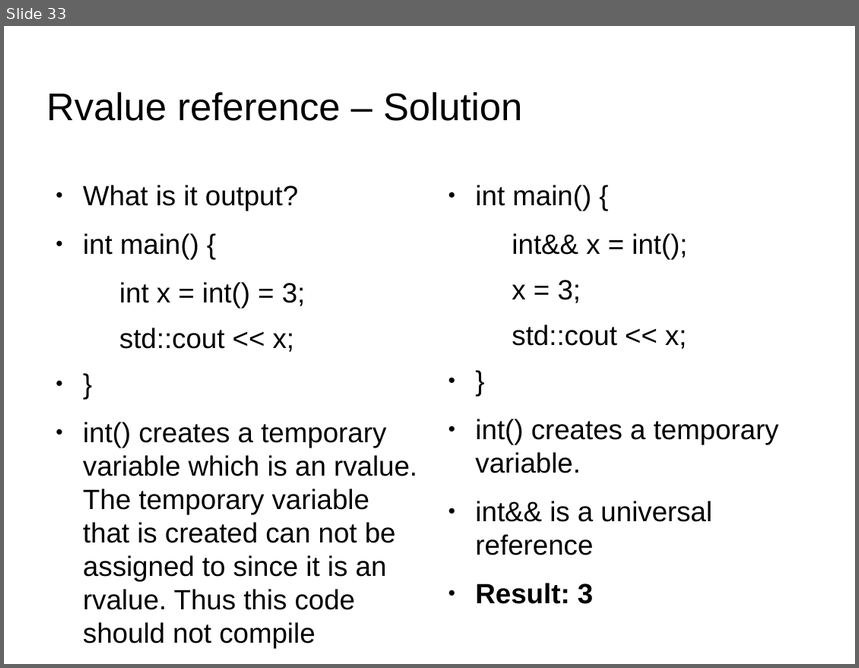
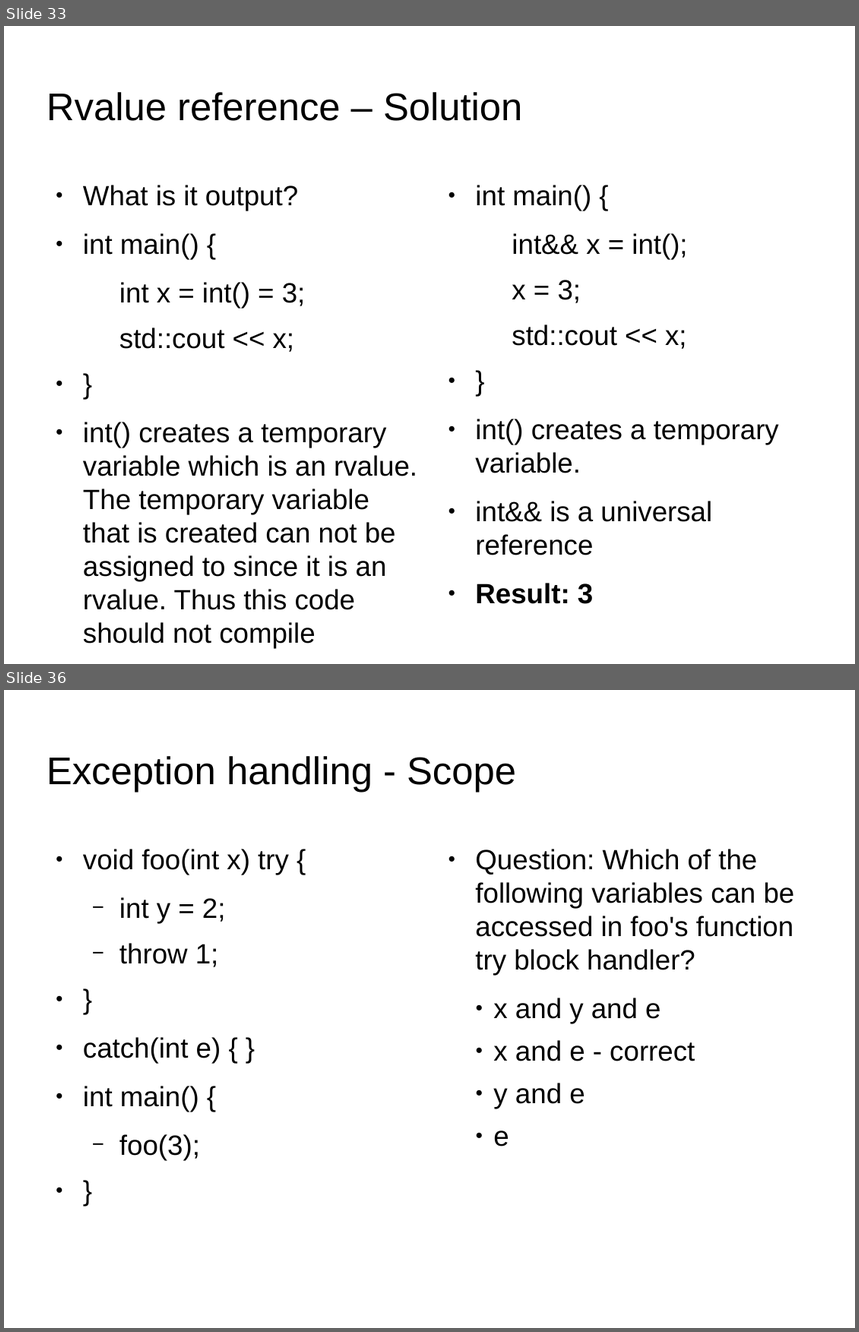
Before and after one commit to kks32/cpp-software-development, a slide deck: Ex22_C++_Quiz/Ex22_C++_Quiz.odp. Shown one above the other, each under a label of ours: slide 33 before the commit, slides 33 and 36 after it; the slides between them are not shown. The pictures are 859x668 and 859x1332 pixels, drawn with LibreOffice and Linux fonts; fonts in the diff are those of the drawing; background and template pictures are left out. Boxes give left, top, right and bottom in pixels: in the first picture for what was removed or moved away, otherwise in the second. Text is boxed around its words. In the diff, an @@ line names an element or a change of style, - is before the commit and + after.

```diff
--- a/Ex22_C++_Quiz/Ex22_C++_Quiz.odp
+++ b/Ex22_C++_Quiz/Ex22_C++_Quiz.odp
@@ slide 36 added at [4,690,855,1328], background picture (left out) @@
@@ title added at [47,756,516,792], 36 pt, text #000000 @@
+Exception handling - Scope
@@ text added at [83,849,289,1161], 26 pt, text #000000 @@
+● void foo(int x) try {
+  − int y = 2;
+  − throw 1;
+● }
+● catch(int e) { }
+● int main() {
+  − foo(3);
+● }
@@ text added at [475,849,795,1147], 26 pt, text #000000 @@
+● Question: Which of the following variables can be accessed in foo's function try block handler?
+    ● x and y and e
+    ● x and e - correct
+    ● y and e
+    ● e
```
Also in this commit, not shown: 1 slide changed, 14 other slides added, 2 other files.
